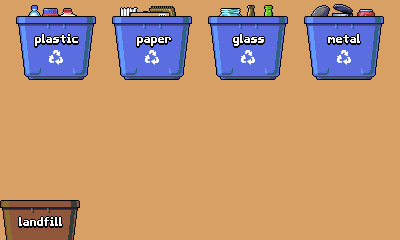
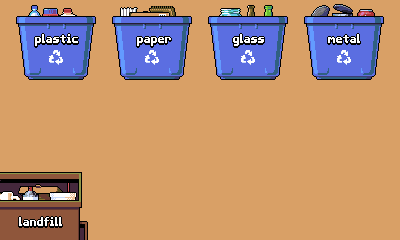
Two versions of the same layered image (400px x 240px). Layer-by-layer changes:
painted on "Bin" over [0, 200, 80, 240]
painted on "Hints" over [0, 182, 77, 200]
added layer "Dumpster" above "bg" over [0, 172, 88, 240]
